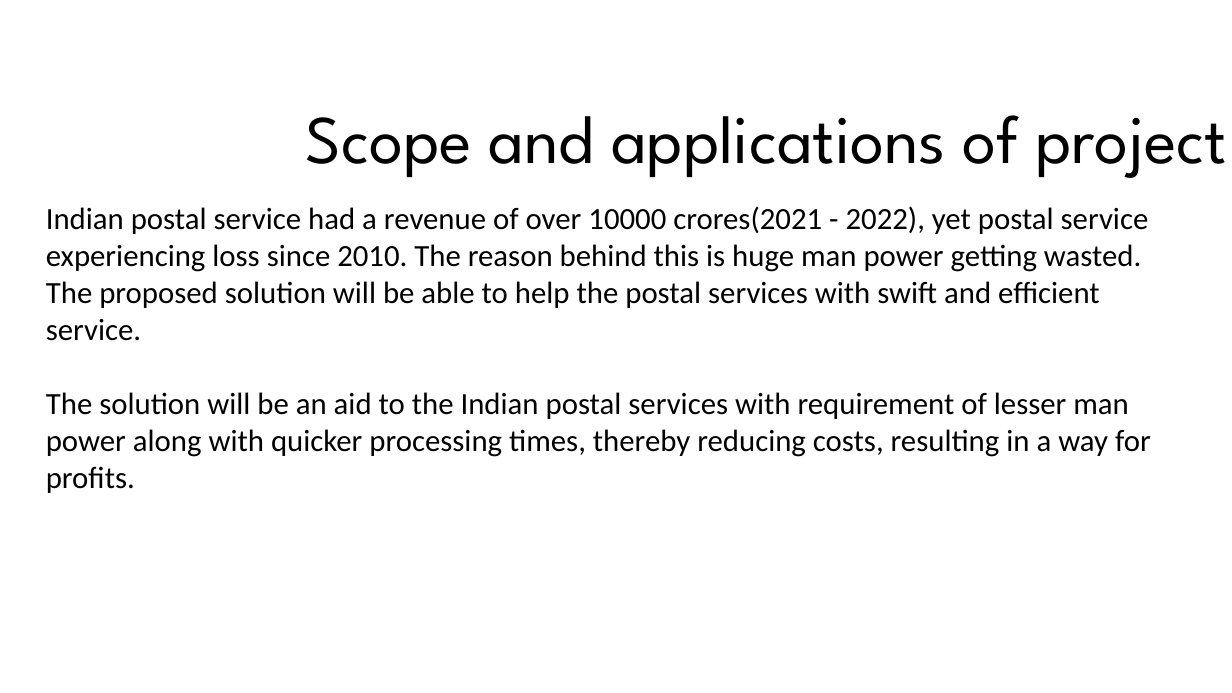
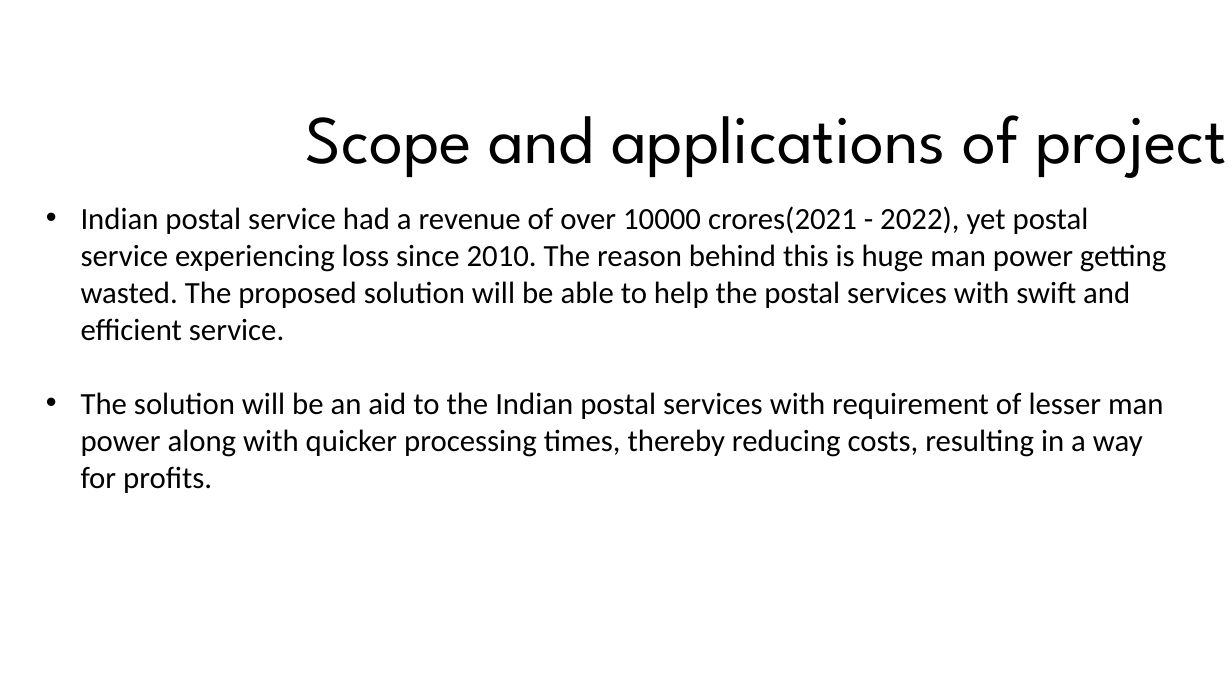
Before and after one commit to Surya-kiran-paluru/Indian-Postal-Automation, a slide deck: slide 16 of docs/Review 2.pptm (slide 15 before the commit). Drawn at 1232x693 pixels with LibreOffice and Linux fonts; fonts in the diff are those of the drawing; background and template pictures are left out. Boxes give left, top, right and bottom in pixels: in the first picture for what was removed or moved away, otherwise in the second. Text is boxed around its words. In the diff, an @@ line names an element or a change of style, - is before the commit and + after.

```diff
--- a/docs/Review 2.pptm
+++ b/docs/Review 2.pptm
@@ text "Indian postal service had a ..." at [81, 206, 1166, 493]: bullet none to • @@
```
Also in this commit, not shown: 10 other slides changed, 1 slide added, 15 other files.
